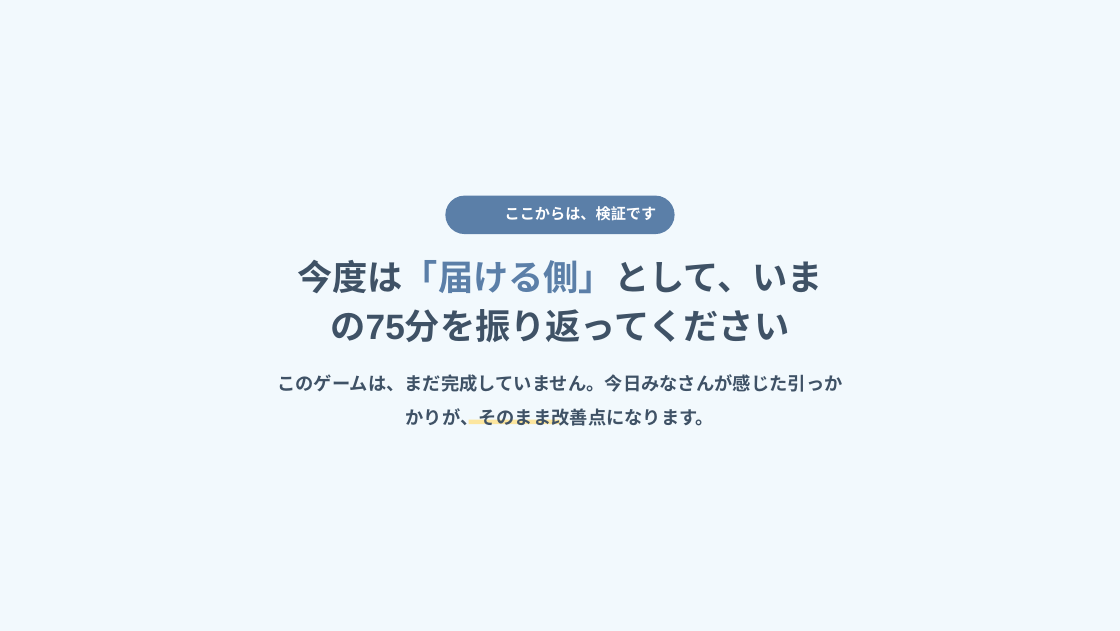
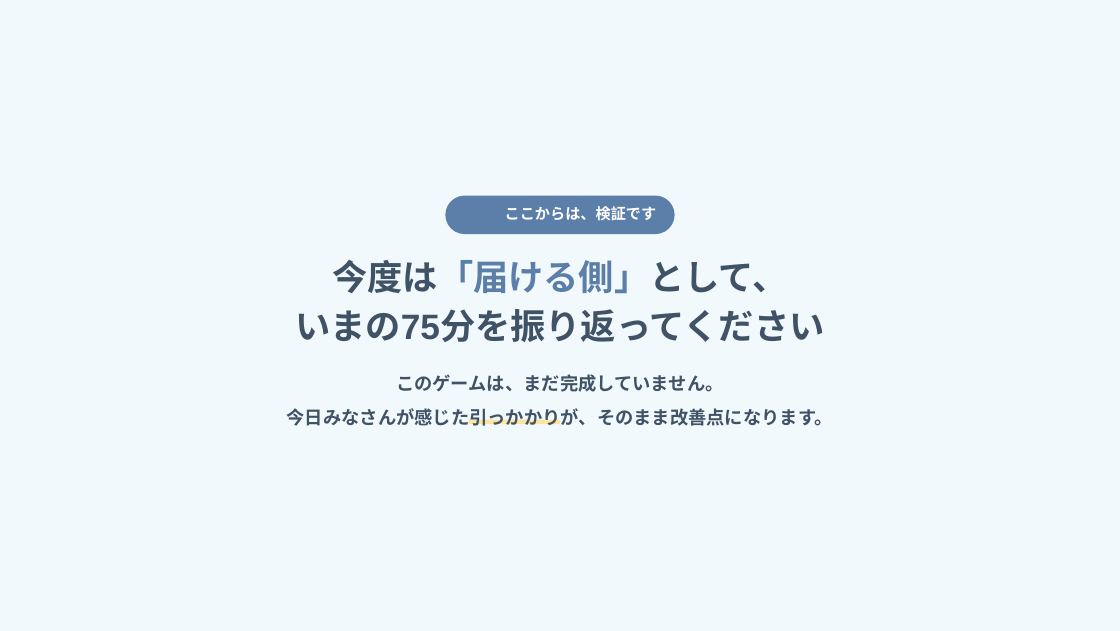
Before and after one commit to arico1101/door-world-short-online, a slide deck: slide 24 of slides.pptx. Drawn at 1120x631 pixels with LibreOffice and Linux fonts; fonts in the diff are those of the drawing; background and template pictures are left out. Boxes give left, top, right and bottom in pixels: in the first picture for what was removed or moved away, otherwise in the second. Text is boxed around its words. In the diff, an @@ line names an element or a change of style, - is before the commit and + after.

```diff
--- a/slides.pptx
+++ b/slides.pptx
@@ text at [295,260,824,342]: text changed @@
-今度は「届ける側」として、いまの75分を振り返ってください
+今度は「届ける側」として、
+いまの75分を振り返ってください
@@ text at [287,374,833,426]: text changed @@
-このゲームは、まだ完成していません。今日みなさんが感じた引っかかりが、そのまま改善点になります。
+このゲームは、まだ完成していません。
+今日みなさんが感じた引っかかりが、そのまま改善点になります。
```
Also in this commit, not shown: 16 other slides changed.
